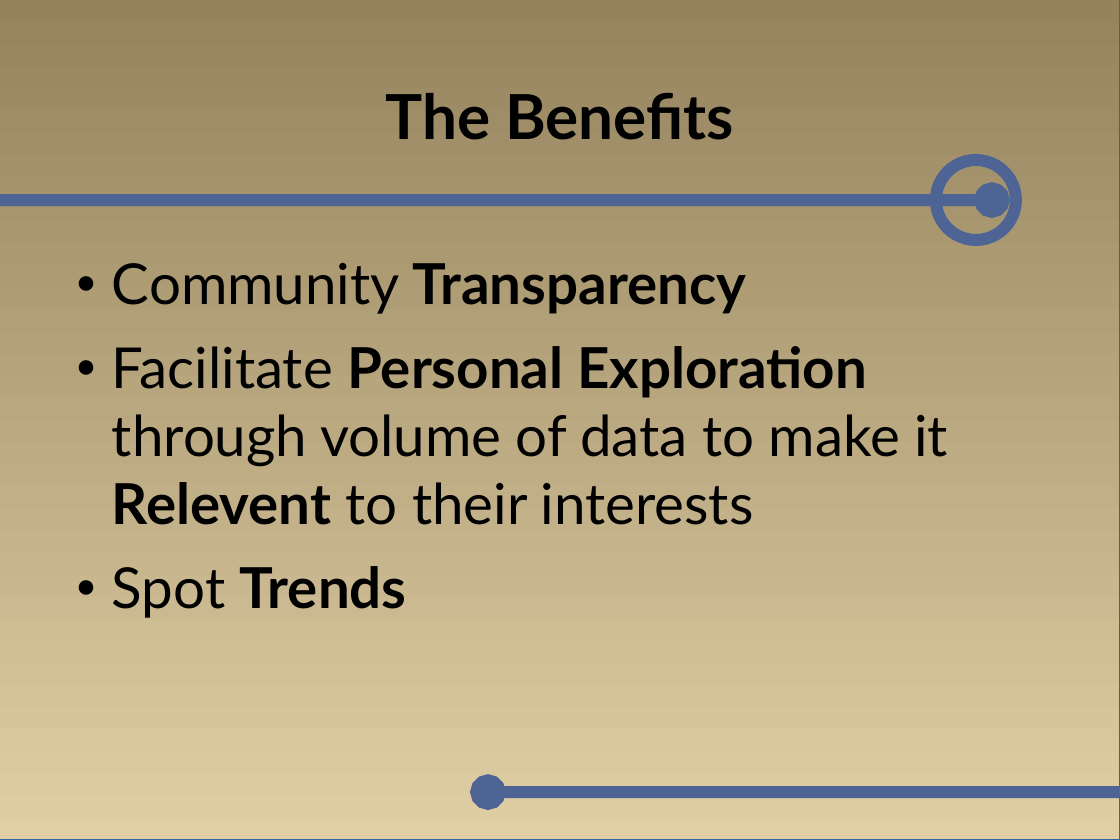
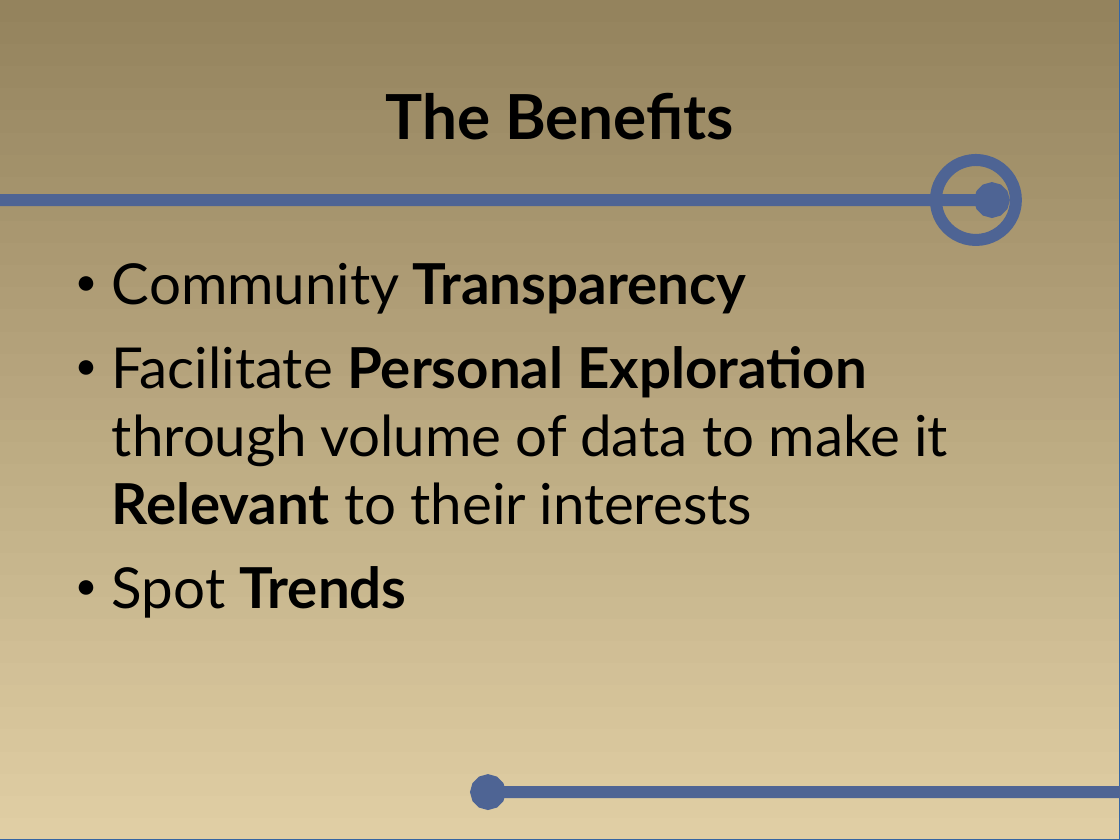
Before and after one commit to GothAck/Parliament-Hack-Weekend, a slide deck: slide 5 of assets/presentation.odp. Drawn at 1120x840 pixels with LibreOffice and Linux fonts; fonts in the diff are those of the drawing; background and template pictures are left out. Boxes give left, top, right and bottom in pixels: in the first picture for what was removed or moved away, otherwise in the second. Text is boxed around its words. In the diff, an @@ line names an element or a change of style, - is before the commit and + after.

```diff
--- a/assets/presentation.odp
+++ b/assets/presentation.odp
@@ text at bbox=[112, 346, 948, 525]: text changed @@
-● Facilitate Personal Exploration through volume of data to make it Relevent to their interests
+● Facilitate Personal Exploration through volume of data to make it Relevant to their interests
```
Also in this commit, not shown: 3 other slides changed.
